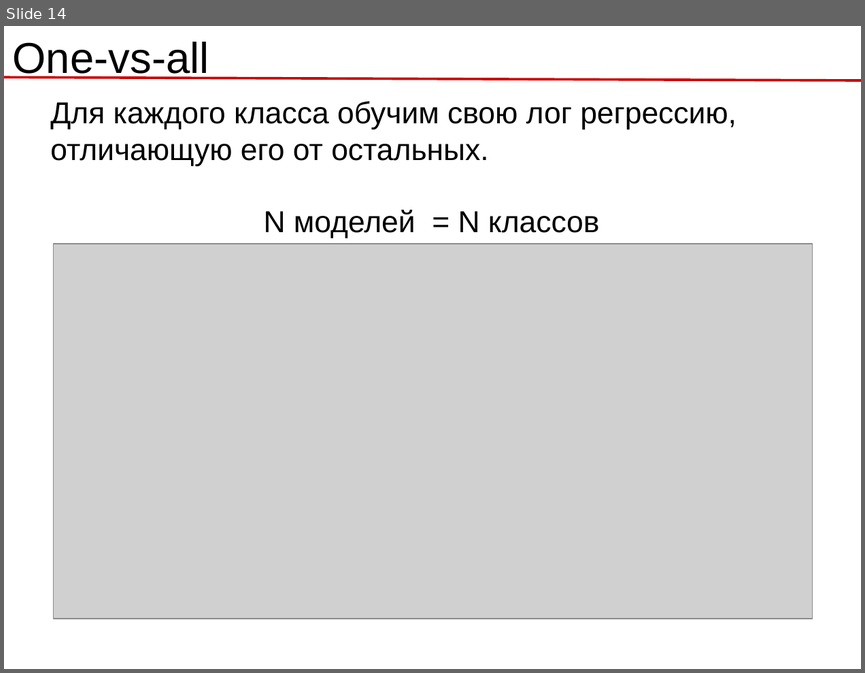
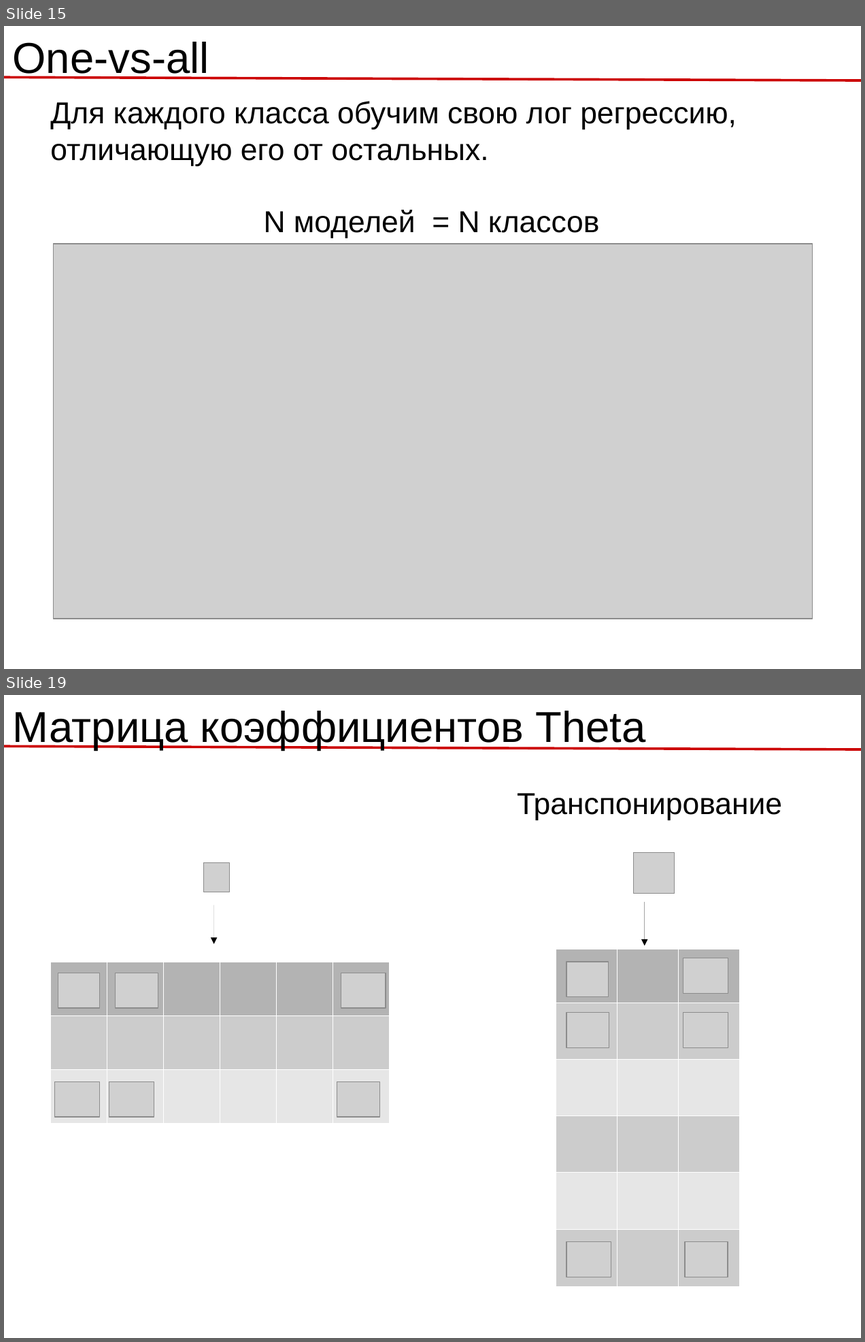
Before and after one commit to rykachevskiy/239, a slide deck: 3.Classification,Logistic_regression/Logistic_regression.odp. Shown one above the other, each under a label of ours: slide 14 before the commit, slides 15 and 19 after it; the slides between them are not shown. The pictures are 865x673 and 865x1342 pixels, drawn with LibreOffice and Linux fonts; fonts in the diff are those of the drawing; grey boxes stand for pictures. Boxes give left, top, right and bottom in pixels: in the first picture for what was removed or moved away, otherwise in the second. Text is boxed around its words. In the diff, an @@ line names an element or a change of style, - is before the commit and + after.

```diff
--- a/3.Classification,Logistic_regression/Logistic_regression.odp
+++ b/3.Classification,Logistic_regression/Logistic_regression.odp
@@ slide 19 added at (x1=4, y1=695, x2=861, y2=1338), background #FFFFFF @@
@@ text added at (x1=13, y1=711, x2=646, y2=750), 40 pt, text #000000 @@
+Матрица коэффициентов Theta
@@ line added from (4, 746) to (861, 749), #CC0000 2.3 pt @@
@@ text added at (x1=517, y1=793, x2=782, y2=821), 28 pt, text #000000 @@
+Транспонирование
@@ picture added at (x1=634, y1=852, x2=674, y2=894) @@
@@ picture added at (x1=204, y1=863, x2=230, y2=892) @@
@@ arrow added from (214, 905) to (214, 944), #000000 0 pt @@
@@ arrow added from (645, 902) to (645, 945), #000000 0 pt @@
@@ table added at (x1=556, y1=949, x2=740, y2=1286), 6 rows, 3 columns @@
+ |  | 
+ |  | 
+ |  | 
+ |  | 
+ |  | 
+ |  | 
@@ picture added at (x1=683, y1=957, x2=729, y2=993) @@
@@ table added at (x1=51, y1=962, x2=387, y2=1123), 3 rows, 6 columns @@
+ |  |  |  |  | 
+ |  |  |  |  | 
+ |  |  |  |  | 
@@ picture added at (x1=58, y1=972, x2=101, y2=1008) @@
@@ picture added at (x1=116, y1=972, x2=158, y2=1008) @@
@@ picture added at (x1=341, y1=972, x2=385, y2=1008) @@
@@ picture added at (x1=567, y1=962, x2=609, y2=997) @@
@@ picture added at (x1=567, y1=1012, x2=610, y2=1047) @@
@@ picture added at (x1=683, y1=1012, x2=729, y2=1047) @@
@@ picture added at (x1=54, y1=1081, x2=100, y2=1117) @@
@@ picture added at (x1=109, y1=1081, x2=154, y2=1117) @@
@@ picture added at (x1=337, y1=1081, x2=379, y2=1117) @@
@@ picture added at (x1=567, y1=1242, x2=612, y2=1276) @@
@@ picture added at (x1=685, y1=1242, x2=728, y2=1276) @@
@@ what was slide 14 is now slide 15 @@
```
Also in this commit, not shown: 3 slides changed, 12 other slides added, 9 slides removed, 9 other files.
